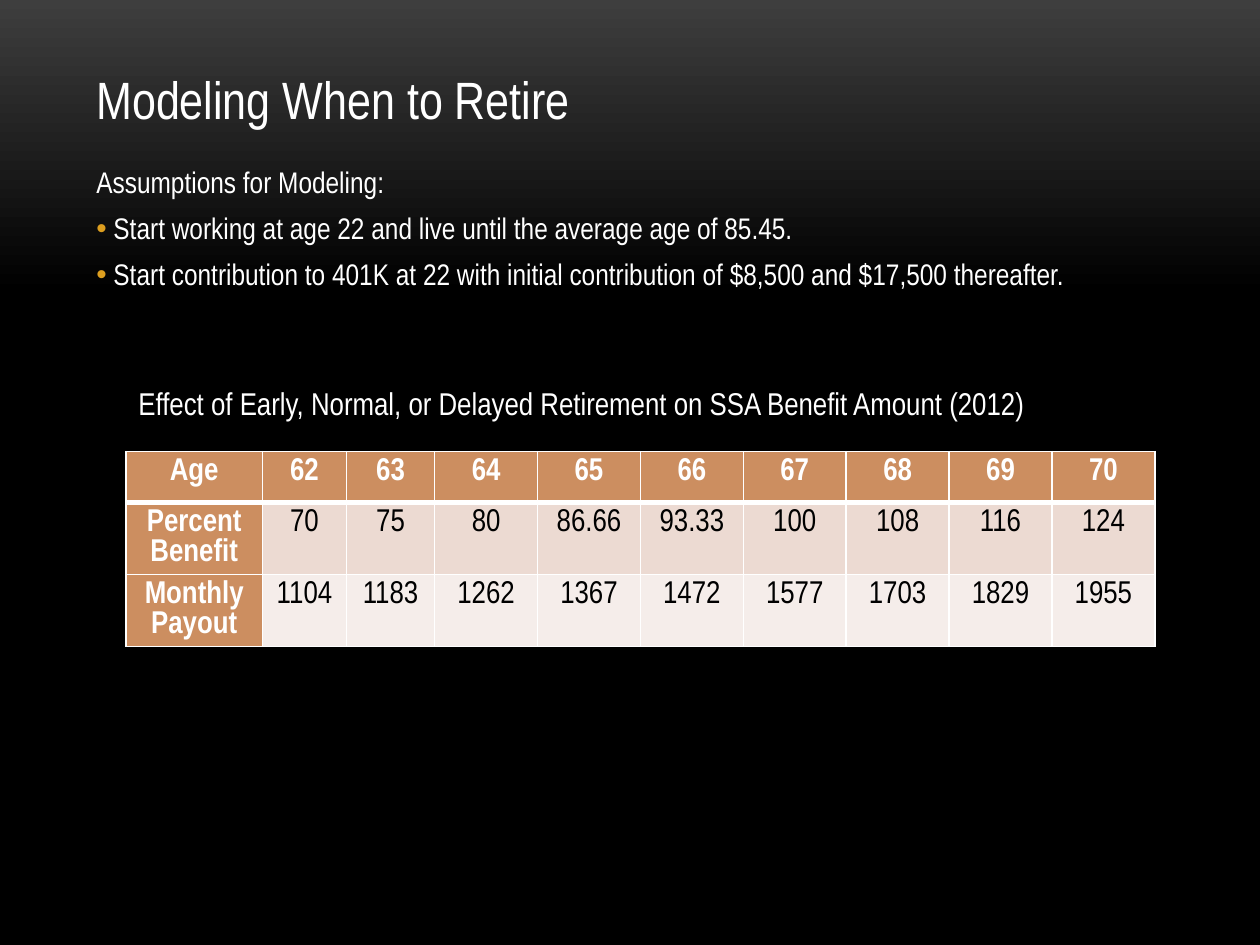
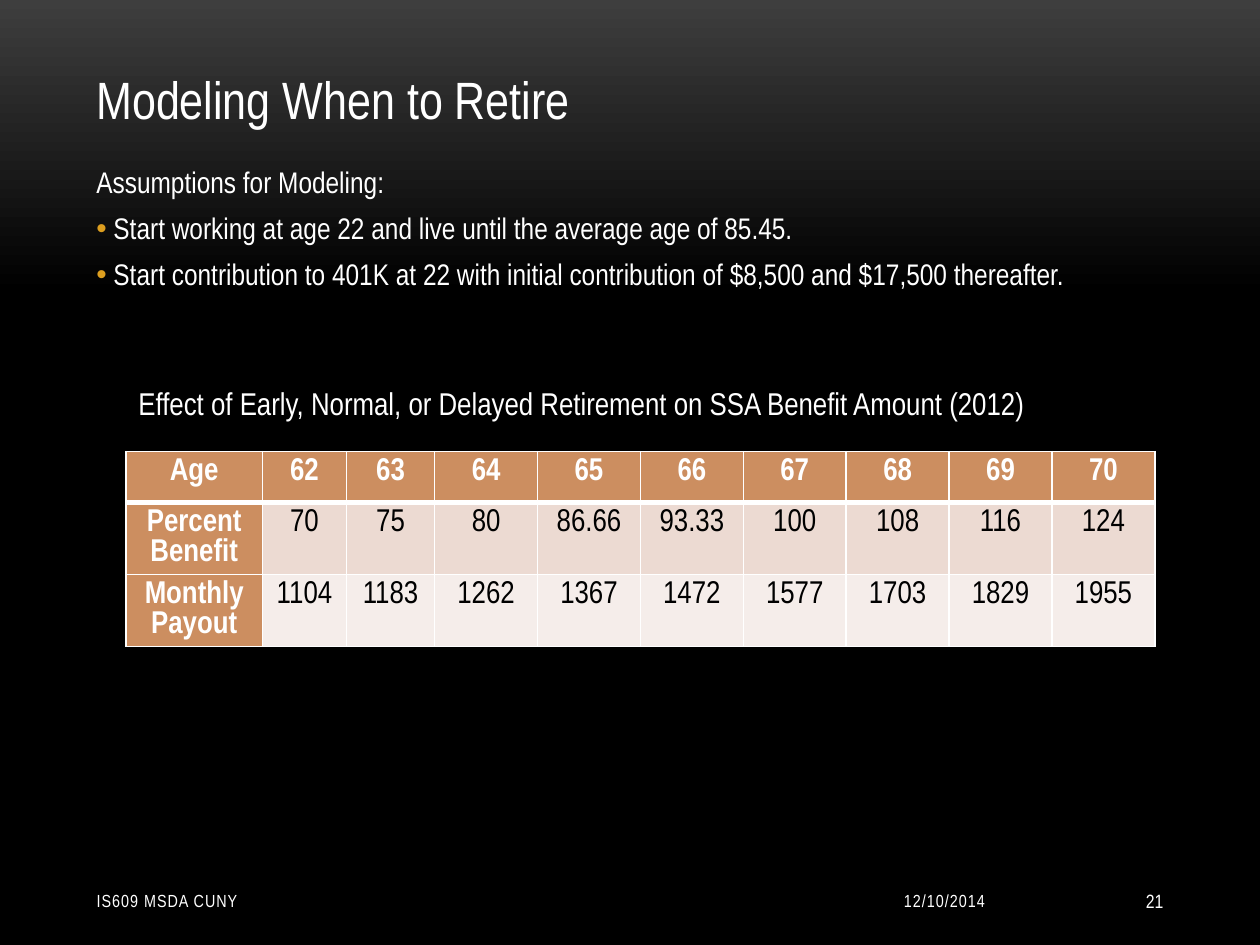
Before and after one commit to parthaban/IS_609_Group_Project, a slide deck: slide 21 of Vincent_Ying_Rohan_Fray_Partha_Banerjee_slides.pptx (slide 20 before the commit). Drawn at 1260x945 pixels with LibreOffice and Linux fonts; fonts in the diff are those of the drawing; background and template pictures are left out. Boxes give left, top, right and bottom in pixels: in the first picture for what was removed or moved away, otherwise in the second. Text is boxed around its words. In the diff, an @@ line names an element or a change of style, - is before the commit and + after.

```diff
--- a/Vincent_Ying_Rohan_Fray_Partha_Banerjee_slides.pptx
+++ b/Vincent_Ying_Rohan_Fray_Partha_Banerjee_slides.pptx
@@ text added at (x1=97, y1=894, x2=238, y2=907), 10 pt, text #FFFFFF @@
+IS609 MSDA CUNY
@@ text added at (x1=904, y1=894, x2=985, y2=907), 10 pt, text #FFFFFF @@
+12/10/2014
@@ page number added at (x1=1146, y1=894, x2=1164, y2=908), 11 pt, text #FFFFFF @@
+21
```
Also in this commit, not shown: 24 other slides changed, 1 slide added.
